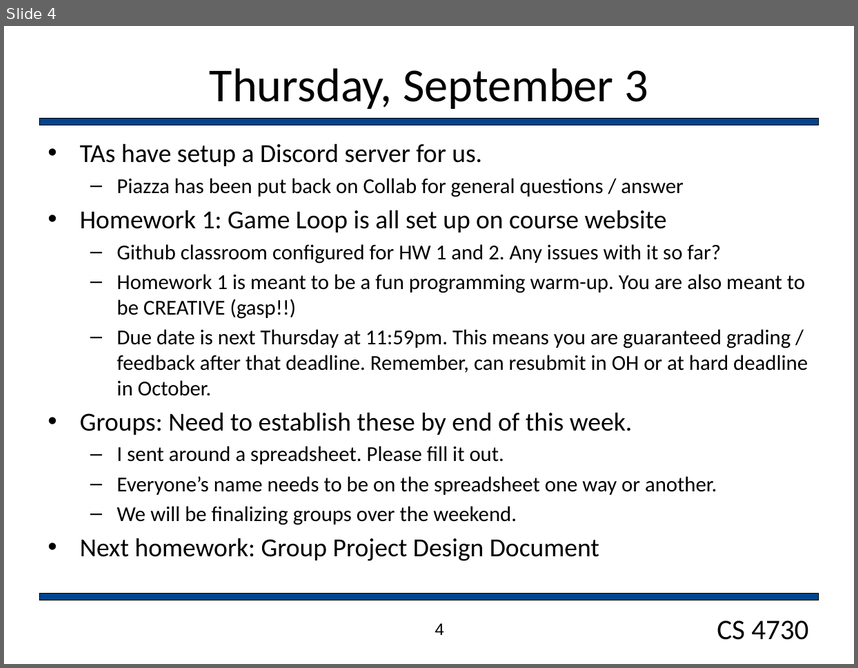
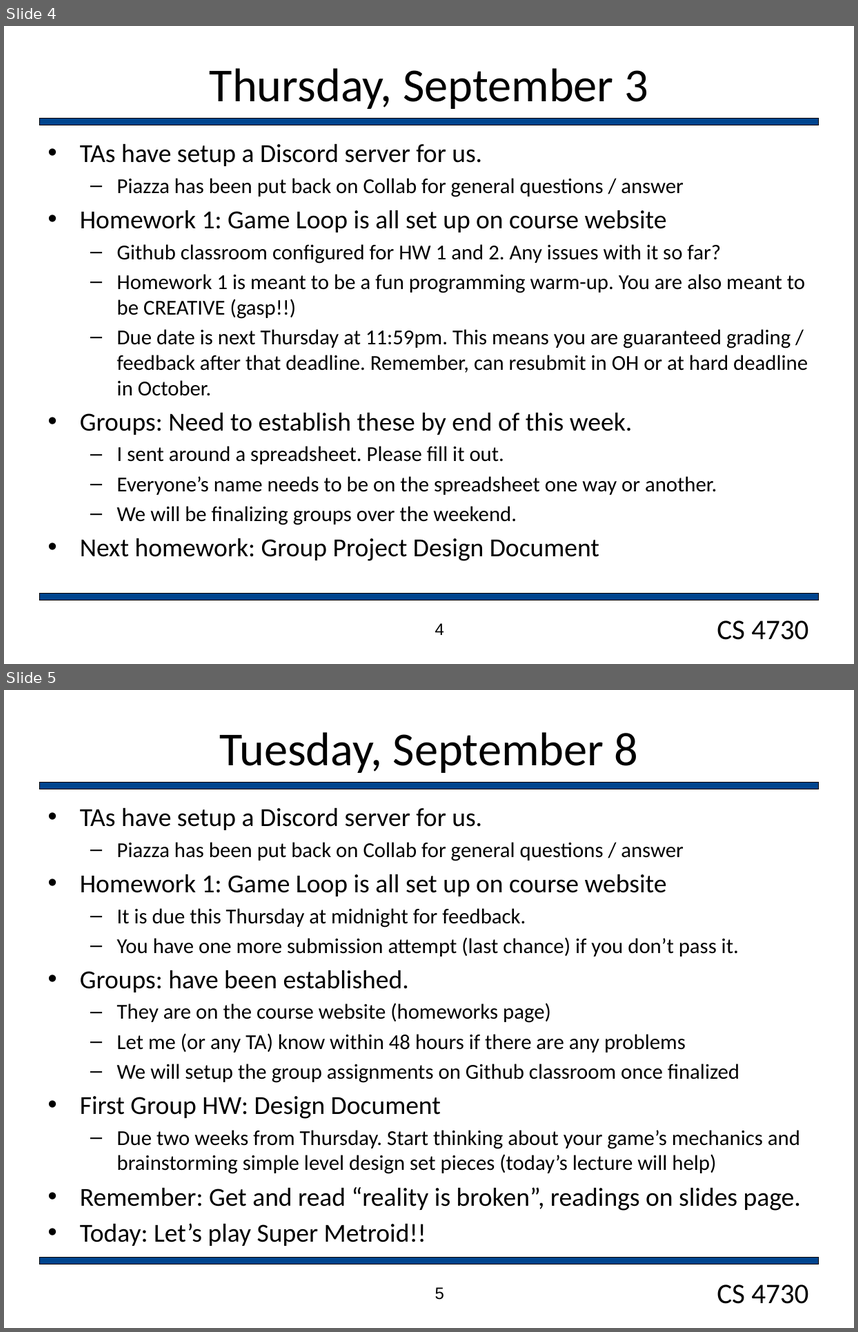
Before and after one commit to markfloryan/gamedesign, a slide deck: slides/dailyAnnouncements.pptx. Shown one above the other, each under a label of ours: slide 4 before the commit, slides 4 and 5 after it. The pictures are 858x668 and 858x1332 pixels, drawn with LibreOffice and Linux fonts; fonts in the diff are those of the drawing; background and template pictures are left out. Boxes give left, top, right and bottom in pixels: in the first picture for what was removed or moved away, otherwise in the second. Text is boxed around its words. In the diff, an @@ line names an element or a change of style, - is before the commit and + after.

Commit message:
Addign metroid links to slides page

```diff
--- a/slides/dailyAnnouncements.pptx
+++ b/slides/dailyAnnouncements.pptx
@@ slide 5 added at box(4, 690, 854, 1328), background #FFFFFF; not listed: 3 template elements that a slide beside it also shows @@
@@ title added at box(219, 732, 639, 773), 40 pt, text #000000 @@
+Tuesday, September 8
@@ text added at box(80, 808, 801, 1245), 18 pt, text #000000 @@
+• TAs have setup a Discord server for us.
+  – Piazza has been put back on Collab for general questions / answer
+• Homework 1: Game Loop is all set up on course website
+  – It is due this Thursday at midnight for feedback.
+  – You have one more submission attempt (last chance) if you don’t pass it.
+• Groups: have been established.
+  – They are on the course website (homeworks page)
+  – Let me (or any TA) know within 48 hours if there are any problems
+  – We will setup the group assignments on Github classroom once finalized
+• First Group HW: Design Document
+  – Due two weeks from Thursday. Start thinking about your game’s mechanics and brainstorming simple level design set pieces (today’s lecture will help)
+• Remember: Get and read “reality is broken”, readings on slides page.
+• Today: Let’s play Super Metroid!!
@@ page number added at box(435, 1287, 444, 1299), 14 pt, text #000000 @@
+5
```
Also in this commit, not shown: 3 other files.
